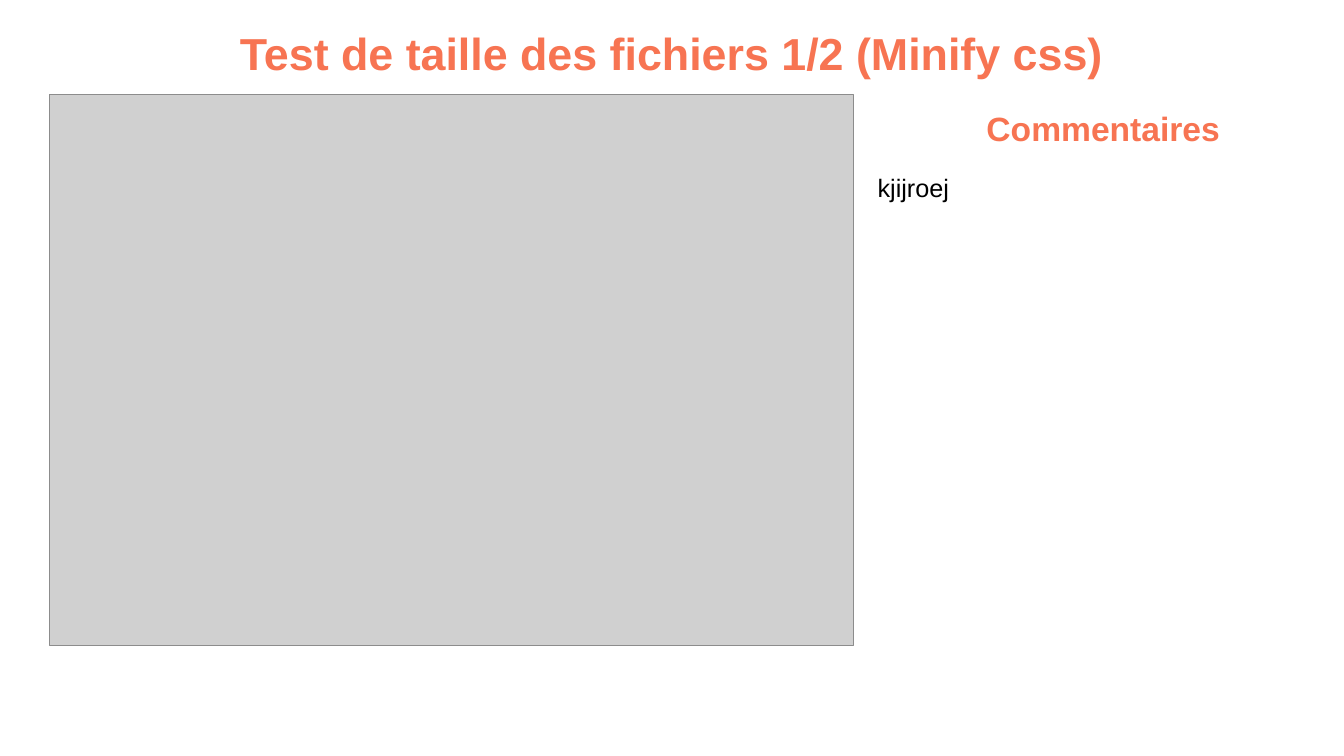
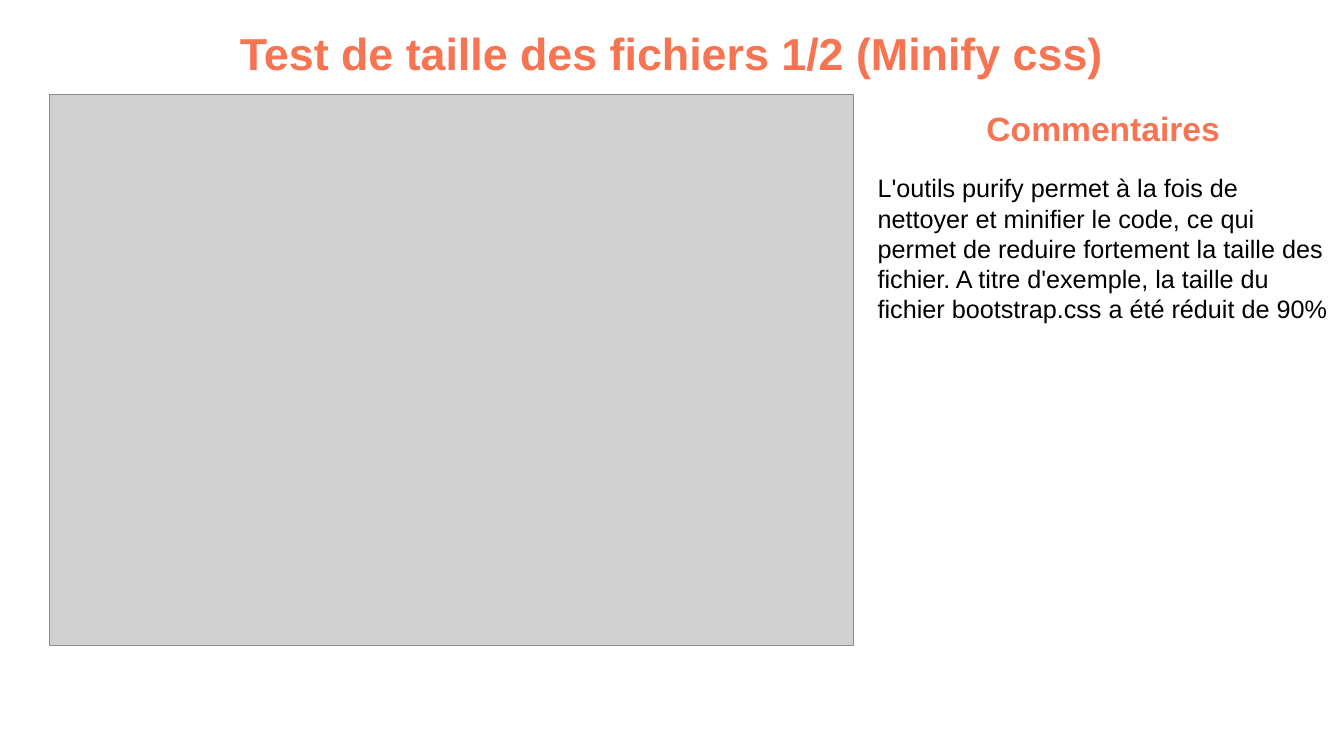
Before and after one commit to devi-dev/IsmahaneHAMOU_4_03062021-La-chouette-agence-, a slide deck: slide 4 of Analyse/optimisationrapport.pptx. Drawn at 1344x756 pixels with LibreOffice and Linux fonts; fonts in the diff are those of the drawing; grey boxes stand for pictures; background and template pictures are left out. Boxes give left, top, right and bottom in pixels: in the first picture for what was removed or moved away, otherwise in the second. Text is boxed around its words. In the diff, an @@ line names an element or a change of style, - is before the commit and + after.

Commit message:
ajout fichier optimisation draft

```diff
--- a/Analyse/optimisationrapport.pptx
+++ b/Analyse/optimisationrapport.pptx
@@ text at (878, 178, 1327, 324): text changed @@
-kjijroej
+L'outils purify permet à la fois de nettoyer et minifier le code, ce qui permet de reduire fortement la taille des fichier. A titre d'exemple, la taille du fichier bootstrap.css a été réduit de 90%
```
Also in this commit, not shown: 2 other slides changed, 4 other files.
